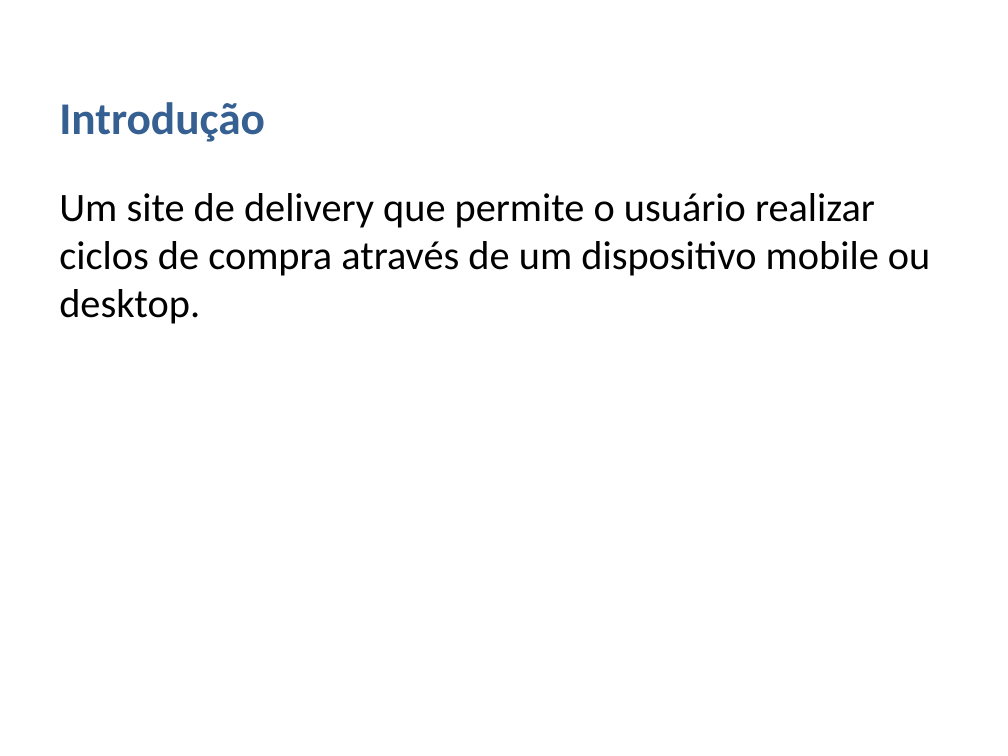
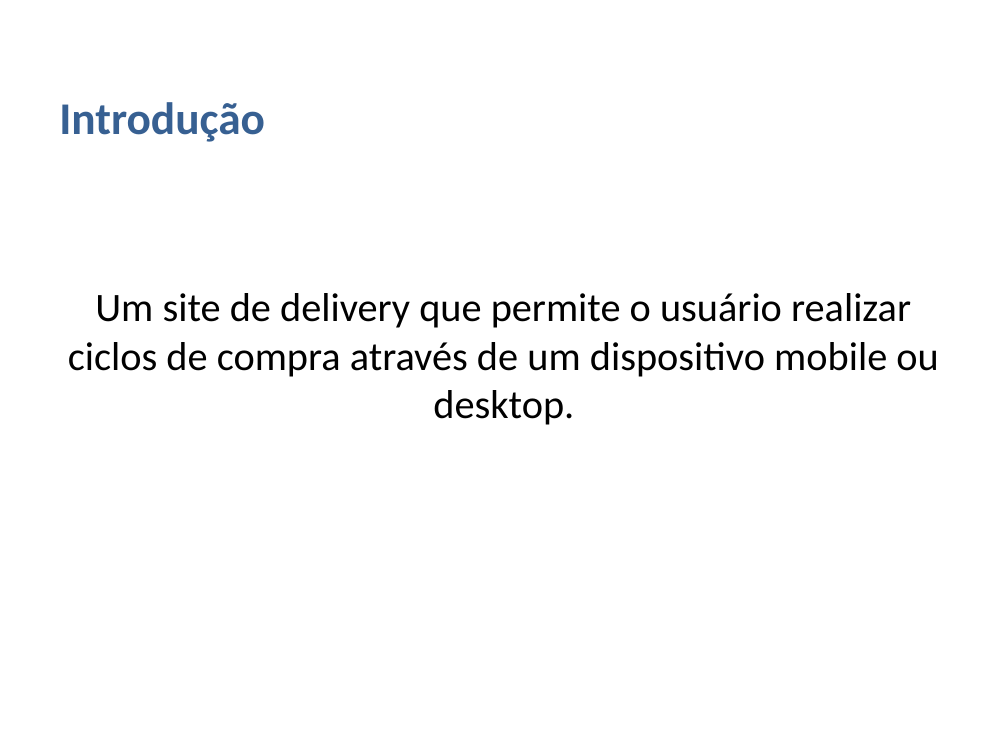
Before and after one commit to matheusg-dev/ProjetoDelivery_TCC, a slide deck: slide 2 of assets/documentacao_abnt/PowerPoint Projeto Final SENAI.pptx. Drawn at 1008x756 pixels with LibreOffice and Linux fonts; fonts in the diff are those of the drawing; background and template pictures are left out. Boxes give left, top, right and bottom in pixels: in the first picture for what was removed or moved away, otherwise in the second. Text is boxed around its words. In the diff, an @@ line names an element or a change of style, - is before the commit and + after.

```diff
--- a/assets/documentacao_abnt/PowerPoint Projeto Final SENAI.pptx
+++ b/assets/documentacao_abnt/PowerPoint Projeto Final SENAI.pptx
@@ text "Um site de delivery que ...": place and size @@
-text "Um site de delivery que ..." at bbox=[59, 193, 930, 324]
+text "Um site de delivery que ..." at bbox=[68, 293, 938, 425]
@@ text "Um site de delivery que ..." at bbox=[68, 293, 938, 425]: alignment left to centre @@
```
Also in this commit, not shown: 10 other slides changed, 11 slides added, 1 slide removed.
